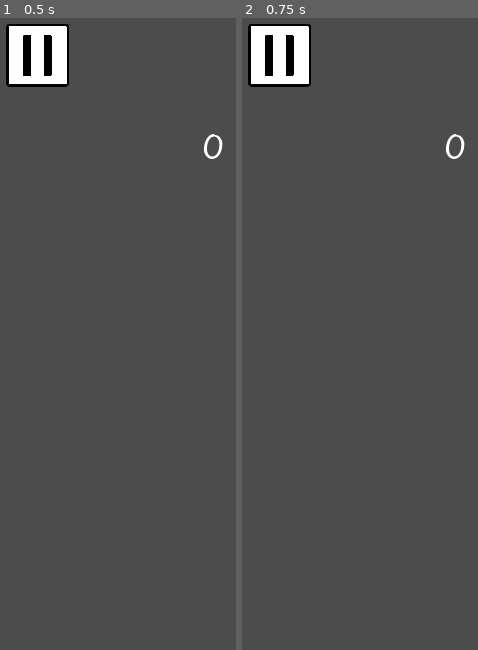
Above: before the commit, frames 1-2 (left to right).
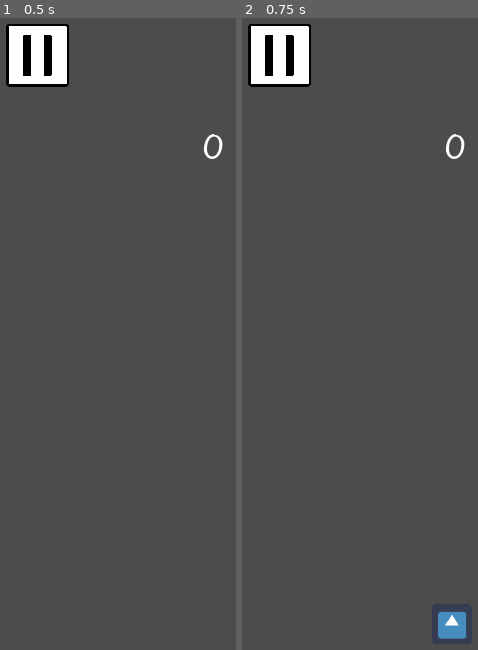
Above: after the commit, the same moments.

Repository: mshayden1998/Birdy-Type-of-Trouble
Game: Godot game, scene res://Main.tscn
Same seed, same stepped clock (60 frames per second), same inputs: the game is played once before the commit and once after it. The engine's default icon, where the game draws it, is replaced by a stand-in: a white triangle on a blue panel in a dark square.
Inputs (mouse positions are in pixels of both pictures, inside the frame that each line leads up to):
- Up to frame 1 (0.5 s): no input
- Up to frame 2 (0.75 s): tap Enter at 0.5 s; move the mouse to (outside the picture) at 0.52 s; hold W (player_up) from 0.53 s (still down); click (outside the picture) at 0.67 s

Frame 1 is identical in both runs. In frame 2, 0.5% of the frame differs, in the area x 83-95%, y 93-99%.

Commit message:
test stuff

Diff:
--- a/Main.gd
+++ b/Main.gd
@@ -8,6 +8,7 @@
 
 func _ready():
 	$AnimationPlayer.play("bird_reveal")
+	$TestSprite.visible = false
 
 
 func _on_PipeSpawnner_timeout():
--- a/Main.tscn
+++ b/Main.tscn
@@ -1,9 +1,10 @@
-[gd_scene load_steps=7 format=2]
+[gd_scene load_steps=8 format=2]
 
 [ext_resource path="res://elements/Player.tscn" type="PackedScene" id=1]
 [ext_resource path="res://Main.gd" type="Script" id=2]
 [ext_resource path="res://interface/PauseMenu.tscn" type="PackedScene" id=3]
 [ext_resource path="res://interface/InGame.tscn" type="PackedScene" id=4]
+[ext_resource path="res://icon.png" type="Texture" id=5]
 
 [sub_resource type="Animation" id=1]
 length = 0.001
@@ -56,6 +57,10 @@
 wait_time = 1.5
 autostart = true
 
+[node name="TestSprite" type="Sprite" parent="."]
+position = Vector2( 355, 970 )
+texture = ExtResource( 5 )
+
 [connection signal="animation_finished" from="AnimationPlayer" to="." method="_on_AnimationPlayer_animation_finished"]
 [connection signal="scored" from="Player" to="InterfaceLayer/InGame" method="_on_Player_scored"]
 [connection signal="timeout" from="PipeSpawnner" to="." method="_on_PipeSpawnner_timeout"]
--- a/elements/Player.gd
+++ b/elements/Player.gd
@@ -23,6 +23,7 @@
 func _input(event):
 	if event is InputEventScreenTouch:
 		print("touched anywere!")
+		get_parent().get_node("TestSprite").visible = true
 
 
 func get_input():
--- a/project.godot
+++ b/project.godot
@@ -18,11 +18,11 @@
 
 window/size/width=720
 window/size/height=1280
-window/size/borderless=true
 window/size/test_width=360
 window/size/test_height=640
 window/handheld/orientation="sensor_portrait"
 window/stretch/mode="2d"
+window/stretch/aspect="keep_width"
 
 [gui]
 
